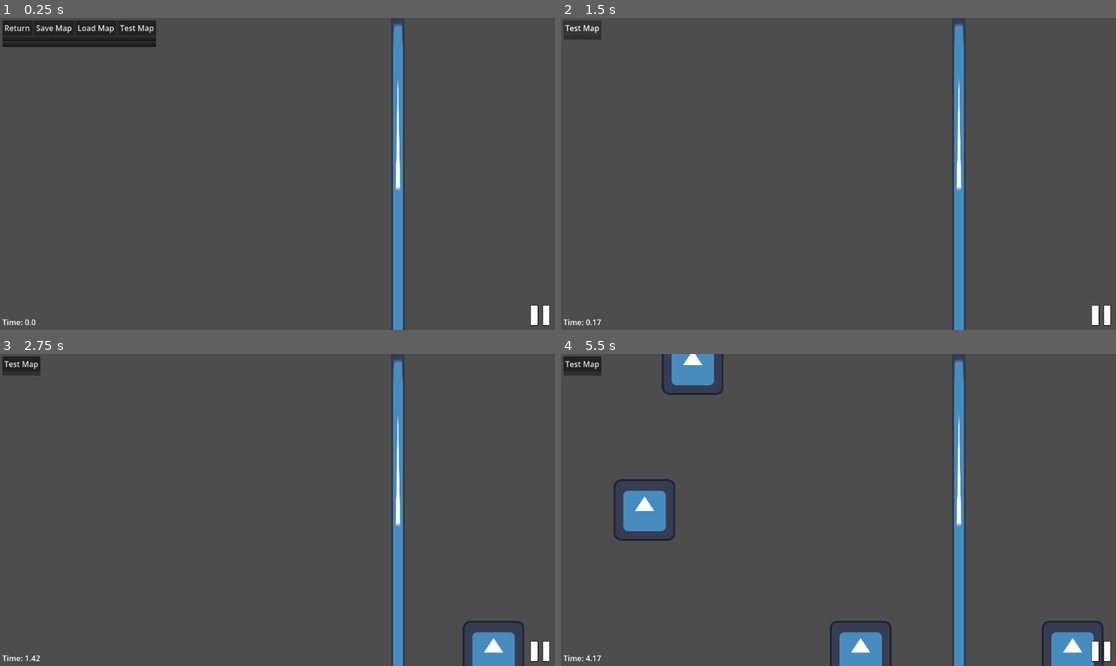
Above: before the commit, frames 1-4 (two rows, left to right).
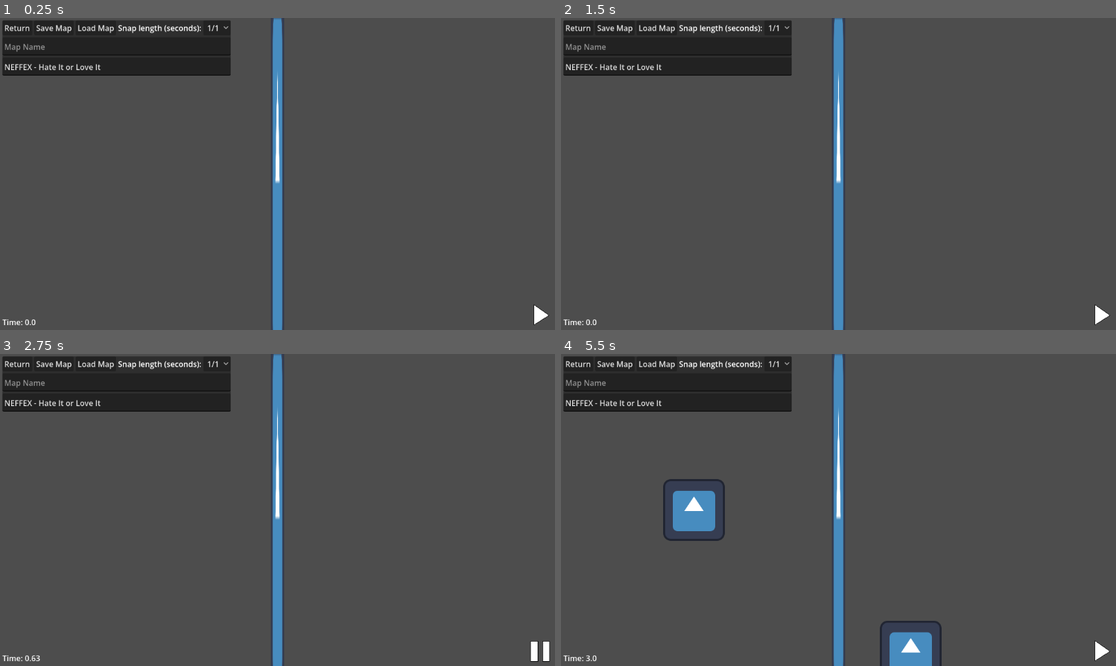
Above: after the commit, the same moments.

Repository: JoshDean599/12DI-Josh-Dean
Game: Godot game, scene res://Scenes/editor.tscn
The game is run twice, just before and just after one commit, with the same random seed, the same clock (stepped at 60 frames per second) and the same inputs. This scene is started directly instead of the project's main scene. The engine's default icon, where the game draws it, is replaced by a stand-in: a white triangle on a blue panel in a dark square. Sound files missing from this copy of the repository are replaced by a short silence.
Inputs (mouse positions are in pixels of both pictures, inside the frame that each line leads up to):
- Up to frame 1 (0.25 s): no input
- Up to frame 2 (1.5 s): click "Load Map" at 0.5 s; click (699, 27) at 1.25 s, where only the run before the commit has a clickable "Test Map"
- Up to frame 3 (2.75 s): click (538, 650) at 2.02 s
- Up to frame 4 (5.5 s): click (838, 510) at 2.75 s; click (999, 650) at 3.52 s; click (777, 363) at 4.25 s, where only the run after the commit has a clickable "1/1"; click (1099, 650) at 5.02 s

The runs differ from the first frame. In frame 1, 9.0% of the frame differs, in the area x 0-100%, y 0-100%; in frame 2, 11%; in frame 3, 12%; in frame 4, 16%.

Commit message:
29_6_26
Proper snapping added to Editor

Diff:
--- a/rhythm-game-project/Scenes/Objects/editor_note.gd
+++ b/rhythm-game-project/Scenes/Objects/editor_note.gd
@@ -1,6 +1,9 @@
 extends Node2D
 
 # Editor note movement variables
+var time: float = 0.0
+var offset: float = 0.0 # How far from the center the note is
+
 var dragging = false
 var draggedOffset = Vector2.ZERO
 var tailDragging = false
@@ -22,21 +25,17 @@
 
 
 func _process(_delta: float) -> void:
-	if gridSize != Vector2(Globals.noteMoveSpeed/4, Globals.noteMoveSpeed / 4):
-		gridSize = Vector2(Globals.noteMoveSpeed/4, Globals.noteMoveSpeed / 4)
+	if gridSize != Vector2( get_parent().get_parent().snapDistance * Globals.noteMoveSpeed, # Correct the gridSize if it changes
+	get_parent().get_parent().snapDistance * Globals.noteMoveSpeed):
+		gridSize = Vector2( get_parent().get_parent().snapDistance * Globals.noteMoveSpeed,
+	get_parent().get_parent().snapDistance * Globals.noteMoveSpeed)
 	if dragging:
-		if Globals.editorGridLockKeyPress:
-			position = (get_global_mouse_position() - draggedOffset).snapped(gridSize)
-		else:
-			position = get_global_mouse_position() - draggedOffset
-		if position.x < 0:
+		position = (get_global_mouse_position() - draggedOffset).snapped(gridSize)
+		if position.x < 0: # Limit the x position
 			position.x = 0
 
 	if tailDragging:
-		if Globals.editorGridLockKeyPress:
-			$Tail.position = (get_global_mouse_position() - tailDraggingOffset).snapped(gridSize)
-		else:
-			$Tail.position = get_global_mouse_position() - tailDraggingOffset
+		$Tail.position = (get_global_mouse_position() - tailDraggingOffset).snapped(gridSize)
 		$Line2D.set_point_position(1, $Tail.position)
 
 
--- a/rhythm-game-project/Scenes/editor.gd
+++ b/rhythm-game-project/Scenes/editor.gd
@@ -2,6 +2,7 @@
 
 @onready var filePath = $UI/MarginContainer/VBoxContainer/PanelContainer/VBoxContainer/VBoxContainer/FilePath
 @onready var songName = $UI/MarginContainer/VBoxContainer/PanelContainer/VBoxContainer/VBoxContainer/SongName
+@onready var songHandler = $Camera2D/SongHandler
 
 @onready var camera = $Camera2D
 var cameraOffset = 0
@@ -11,14 +12,20 @@
 var clickTime: float = 0.0
 var clickPosition: Vector2i = Vector2.ZERO
 
+var snapDistance: float = 1.0
+
 var testing = false
 
 
-func createNewNote(Position: Vector2, TailPosition: Vector2) -> void:
+func createNewNote(Position: Vector2, TailPosition: Vector2, setTime: float, offset: float) -> void:
 	var newNote = Globals.EditorNote.instantiate()
 	$Notes.add_child(newNote)
 
-	newNote.position.x = Position.x
+	print(setTime)
+	newNote.time = setTime
+	newNote.offset = offset
+
+	newNote.position.x = snapped(Position.x, setTime * Globals.noteMoveSpeed)
 	newNote.position.y = Position.y
 
 	newNote.get_node("Tail").position = TailPosition
@@ -73,7 +80,9 @@
 	for i in saveAsDict.Notes: # Load the notes from the savePath
 		createNewNote(
 			Vector2(i.time * Globals.noteMoveSpeed, i.positionY), # Note Position
-			Vector2(i.endTime * Globals.noteMoveSpeed, i.tailY) # Note Tail Position
+			Vector2(i.endTime * Globals.noteMoveSpeed, i.tailY), # Note Tail Position
+			i.time,
+			0.0
 		)
 
 
@@ -91,7 +100,10 @@
 
 	if testing:
 		Globals.gameTime += delta
-		$Camera2D.position.x = Globals.noteMoveSpeed * Globals.gameTime
+		camera.position.x = Globals.noteMoveSpeed * Globals.gameTime
+
+	if camera.position.x < 0:
+		camera.position.x = 0
 
 
 func _on_drag_detector_button_down() -> void:
@@ -110,38 +122,34 @@
 			float(DisplayServer.mouse_get_position().x) - float(DisplayServer.screen_get_size().x) / 2,
 			float(DisplayServer.mouse_get_position().y) - float(DisplayServer.screen_get_size().y) / 2
 		)
-		createNewNote( mousePosition + camera.position, Vector2())
+		createNewNote( mousePosition + camera.position, Vector2(), snapped((mousePosition.x + camera.position.x) / Globals.noteMoveSpeed, snapDistance), 0.0)
 
 
-func _on_drag_detector_gui_input(event: InputEvent) -> void:
+func _on_drag_detector_gui_input(event: InputEvent) -> void: # Scrolling around the editor
 	if event is InputEventMouseButton:
 		if event.button_index == MOUSE_BUTTON_WHEEL_DOWN:
-			if Globals.editorGridLockKeyPress:
-				camera.position.x -= Globals.noteMoveSpeed * 5
-			else:
-				camera.position.x -= Globals.editorScrollSpeed
+			camera.position.x -= Globals.noteMoveSpeed * snapDistance / 2
 		elif event.button_index == MOUSE_BUTTON_WHEEL_UP:
-			if Globals.editorGridLockKeyPress:
-				camera.position.x += Globals.noteMoveSpeed * 5
-			else:
-				camera.position.x += Globals.editorScrollSpeed
+			camera.position.x += Globals.noteMoveSpeed * snapDistance / 2
 
 
-func _on_test_pressed() -> void:
-	var SongHandler = $Camera2D/SongHandler
-	var Audio = $Camera2D/SongHandler/Audio
-	SongHandler.load_song(songName.text)
-	# Hide the UI
-	$UI/MarginContainer/VBoxContainer/PanelContainer/VBoxContainer/HBoxContainer/Return.visible = testing
-	$UI/MarginContainer/VBoxContainer/PanelContainer/VBoxContainer/HBoxContainer/Save.visible = testing
-	$UI/MarginContainer/VBoxContainer/PanelContainer/VBoxContainer/HBoxContainer/Load.visible = testing
-	$UI/MarginContainer/VBoxContainer/PanelContainer/VBoxContainer/VBoxContainer.visible = testing
+func _on_play_button_pressed() -> void:
+	Globals.gameTime = camera.position.x / Globals.noteMoveSpeed
+	testing = true
+	$UI/MarginContainer/VBoxContainer/HBoxContainer/PlayButton.visible = false
+	$UI/MarginContainer/VBoxContainer/HBoxContainer/PauseButton.visible = true
 
-	testing = !testing
-	# Change to Note Move speed
-	if testing:
-		Globals.gameTime = round((camera.position.x / Globals.noteMoveSpeed)* 100) / 100
-		Audio.play()
-		Audio.seek(round((camera.position.x / Globals.noteMoveSpeed)* 100) / 100)
-	else:
-		Audio.stop()
+	songHandler.play_song(Globals.gameTime)
+
+
+func _on_pause_button_pressed() -> void:
+	testing = false
+	$UI/MarginContainer/VBoxContainer/HBoxContainer/PlayButton.visible = true
+	$UI/MarginContainer/VBoxContainer/HBoxContainer/PauseButton.visible = false
+
+	songHandler.stop_song()
+
+
+func _on_option_button_item_selected(index: int) -> void:
+	snapDistance = 1.0 / $UI/MarginContainer/VBoxContainer/PanelContainer/VBoxContainer/HBoxContainer/OptionButton.get_item_id(index)
+	print(snapDistance)
--- a/rhythm-game-project/Scenes/editor.tscn
+++ b/rhythm-game-project/Scenes/editor.tscn
@@ -33,7 +33,7 @@
 custom_minimum_size = Vector2(0, 40)
 layout_mode = 2
 size_flags_horizontal = 0
-size_flags_vertical = 2
+size_flags_vertical = 3
 mouse_filter = 1
 mouse_behavior_recursive = 2
 
@@ -57,10 +57,26 @@
 size_flags_horizontal = 3
 text = "Load Map"
 
-[node name="Test" type="Button" parent="UI/MarginContainer/VBoxContainer/PanelContainer/VBoxContainer/HBoxContainer" unique_id=1016227265]
+[node name="Label" type="Label" parent="UI/MarginContainer/VBoxContainer/PanelContainer/VBoxContainer/HBoxContainer" unique_id=321760662]
 layout_mode = 2
-size_flags_horizontal = 3
-text = "Test Map"
+text = "Snap length (seconds):"
+
+[node name="OptionButton" type="OptionButton" parent="UI/MarginContainer/VBoxContainer/PanelContainer/VBoxContainer/HBoxContainer" unique_id=292164829]
+layout_mode = 2
+selected = 0
+item_count = 6
+popup/item_0/text = "1/1"
+popup/item_0/id = 1
+popup/item_1/text = "1/2"
+popup/item_1/id = 2
+popup/item_2/text = "1/3"
+popup/item_2/id = 3
+popup/item_3/text = "1/4"
+popup/item_3/id = 4
+popup/item_4/text = "1/6"
+popup/item_4/id = 6
+popup/item_5/text = "1/8"
+popup/item_5/id = 8
 
 [node name="VBoxContainer" type="VBoxContainer" parent="UI/MarginContainer/VBoxContainer/PanelContainer/VBoxContainer" unique_id=587581480]
 layout_mode = 2
@@ -69,24 +85,25 @@
 [node name="FilePath" type="TextEdit" parent="UI/MarginContainer/VBoxContainer/PanelContainer/VBoxContainer/VBoxContainer" unique_id=1860289911]
 layout_mode = 2
 size_flags_vertical = 3
-placeholder_text = "FilePath"
+placeholder_text = "Map Name"
 
 [node name="SongName" type="TextEdit" parent="UI/MarginContainer/VBoxContainer/PanelContainer/VBoxContainer/VBoxContainer" unique_id=282430820]
 layout_mode = 2
 size_flags_vertical = 3
 text = "NEFFEX - Hate It or Love It"
-placeholder_text = "SongName"
+placeholder_text = "Song Name"
 
 [node name="HBoxContainer" type="HBoxContainer" parent="UI/MarginContainer/VBoxContainer" unique_id=139879919]
 layout_mode = 2
+size_flags_vertical = 10
+size_flags_stretch_ratio = 4.49
 
 [node name="Label" type="Label" parent="UI/MarginContainer/VBoxContainer/HBoxContainer" unique_id=934091839]
 layout_mode = 2
 size_flags_vertical = 8
 text = "Time: 0"
 
-[node name="TextureButton" type="TextureButton" parent="UI/MarginContainer/VBoxContainer/HBoxContainer" unique_id=1133741790]
-visible = false
+[node name="PlayButton" type="TextureButton" parent="UI/MarginContainer/VBoxContainer/HBoxContainer" unique_id=1133741790]
 layout_mode = 2
 size_flags_horizontal = 10
 mouse_filter = 1
@@ -94,9 +111,12 @@
 texture_normal = ExtResource("2_7wlcy")
 stretch_mode = 4
 
-[node name="TextureButton2" type="TextureButton" parent="UI/MarginContainer/VBoxContainer/HBoxContainer" unique_id=289430693]
+[node name="PauseButton" type="TextureButton" parent="UI/MarginContainer/VBoxContainer/HBoxContainer" unique_id=289430693]
+visible = false
 layout_mode = 2
 size_flags_horizontal = 10
+mouse_filter = 1
+mouse_behavior_recursive = 2
 texture_normal = ExtResource("3_wkuwf")
 stretch_mode = 4
 
@@ -112,7 +132,6 @@
 metadata/_edit_use_anchors_ = true
 
 [node name="Sprite2D" type="Sprite2D" parent="Camera2D" unique_id=2073504154]
-position = Vector2(249.99998, 13.999999)
 scale = Vector2(0.225635, 8.096504)
 texture = ExtResource("2_24ceq")
 
@@ -123,7 +142,9 @@
 [connection signal="pressed" from="UI/MarginContainer/VBoxContainer/PanelContainer/VBoxContainer/HBoxContainer/Return" to="." method="_on_return_button_pressed"]
 [connection signal="pressed" from="UI/MarginContainer/VBoxContainer/PanelContainer/VBoxContainer/HBoxContainer/Save" to="." method="_on_save_pressed"]
 [connection signal="pressed" from="UI/MarginContainer/VBoxContainer/PanelContainer/VBoxContainer/HBoxContainer/Load" to="." method="_on_load_pressed"]
-[connection signal="pressed" from="UI/MarginContainer/VBoxContainer/PanelContainer/VBoxContainer/HBoxContainer/Test" to="." method="_on_test_pressed"]
+[connection signal="item_selected" from="UI/MarginContainer/VBoxContainer/PanelContainer/VBoxContainer/HBoxContainer/OptionButton" to="." method="_on_option_button_item_selected"]
+[connection signal="pressed" from="UI/MarginContainer/VBoxContainer/HBoxContainer/PlayButton" to="." method="_on_play_button_pressed"]
+[connection signal="pressed" from="UI/MarginContainer/VBoxContainer/HBoxContainer/PauseButton" to="." method="_on_pause_button_pressed"]
 [connection signal="button_down" from="Camera2D/Drag Detector" to="." method="_on_drag_detector_button_down"]
 [connection signal="button_up" from="Camera2D/Drag Detector" to="." method="_on_drag_detector_button_up"]
 [connection signal="gui_input" from="Camera2D/Drag Detector" to="." method="_on_drag_detector_gui_input"]
Not shown, changed: Project Timeline.gantt
